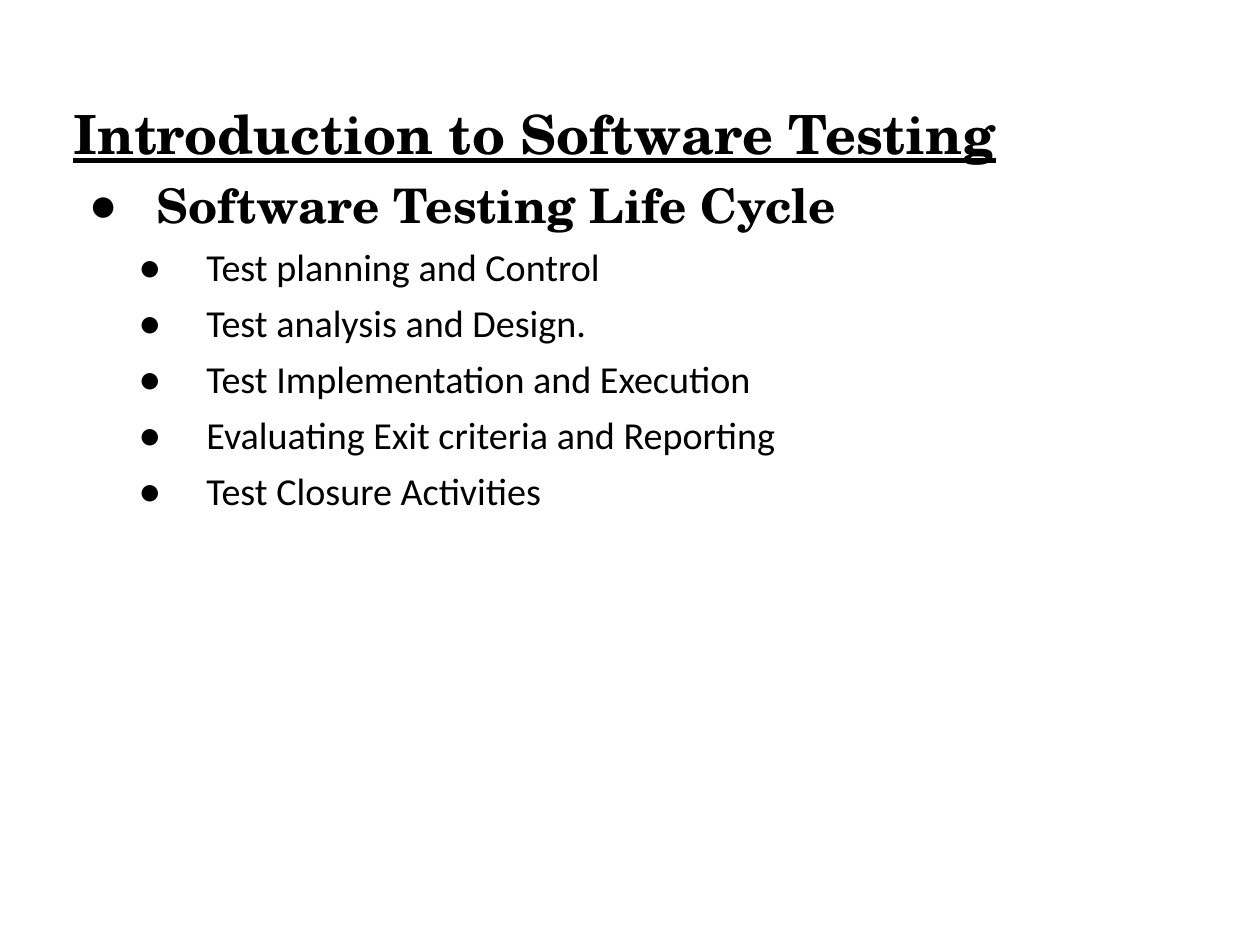
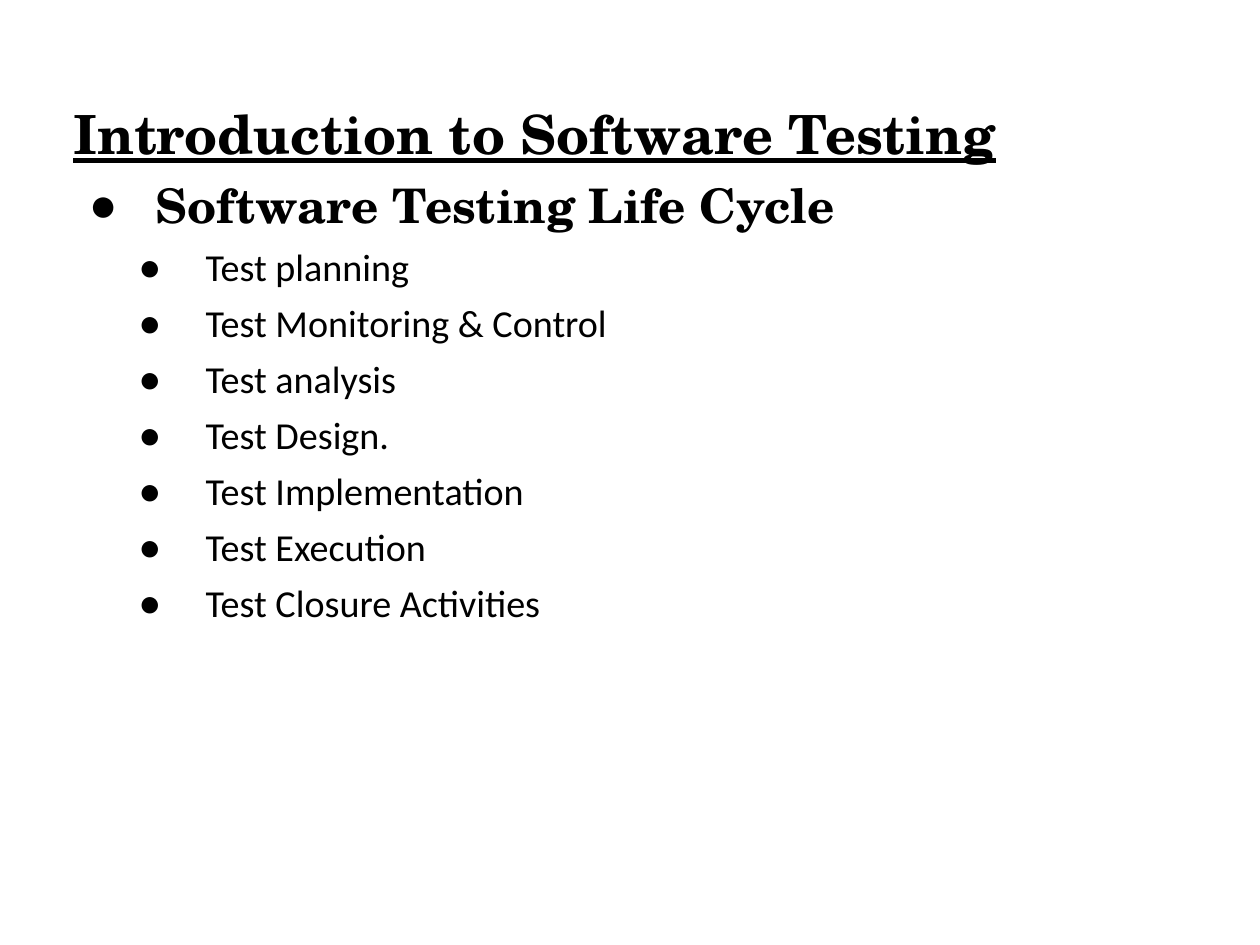
Before and after one commit to vprem99/Framework, a slide deck: slide 29 of Module1.ppt (slide 22 before the commit). Drawn at 1260x945 pixels with LibreOffice and Linux fonts; fonts in the diff are those of the drawing. Boxes give left, top, right and bottom in pixels: in the first picture for what was removed or moved away, otherwise in the second. Text is boxed around its words. In the diff, an @@ line names an element or a change of style, - is before the commit and + after.

```diff
--- a/Module1.ppt
+++ b/Module1.ppt
@@ text at (156,188,835,618): indent changed @@
@@ text at (206,254,606,562): text changed @@
-    ● Test planning and Control
-    ● Test analysis and Design.
-    ● Test Implementation and Execution
-    ● Evaluating Exit criteria and Reporting
+    ● Test planning
+    ● Test Monitoring & Control
+    ● Test analysis
+    ● Test Design.
+    ● Test Implementation
+    ● Test Execution
```
Also in this commit, not shown: 31 other slides changed, 14 slides added.
